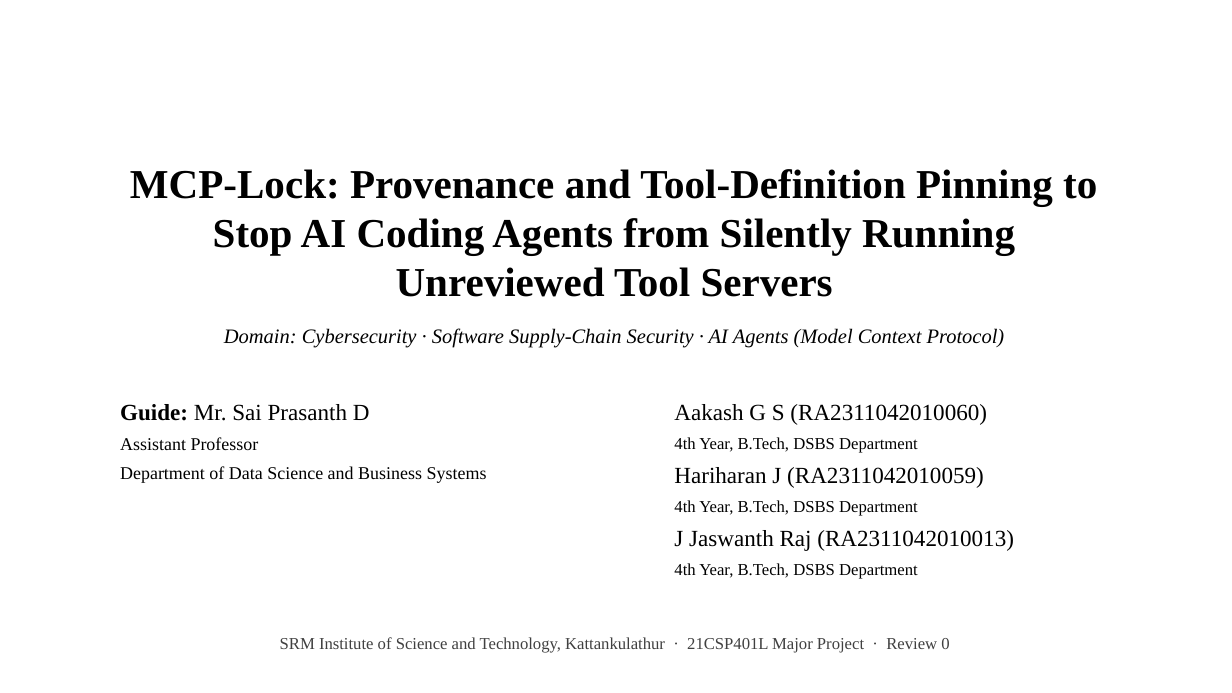
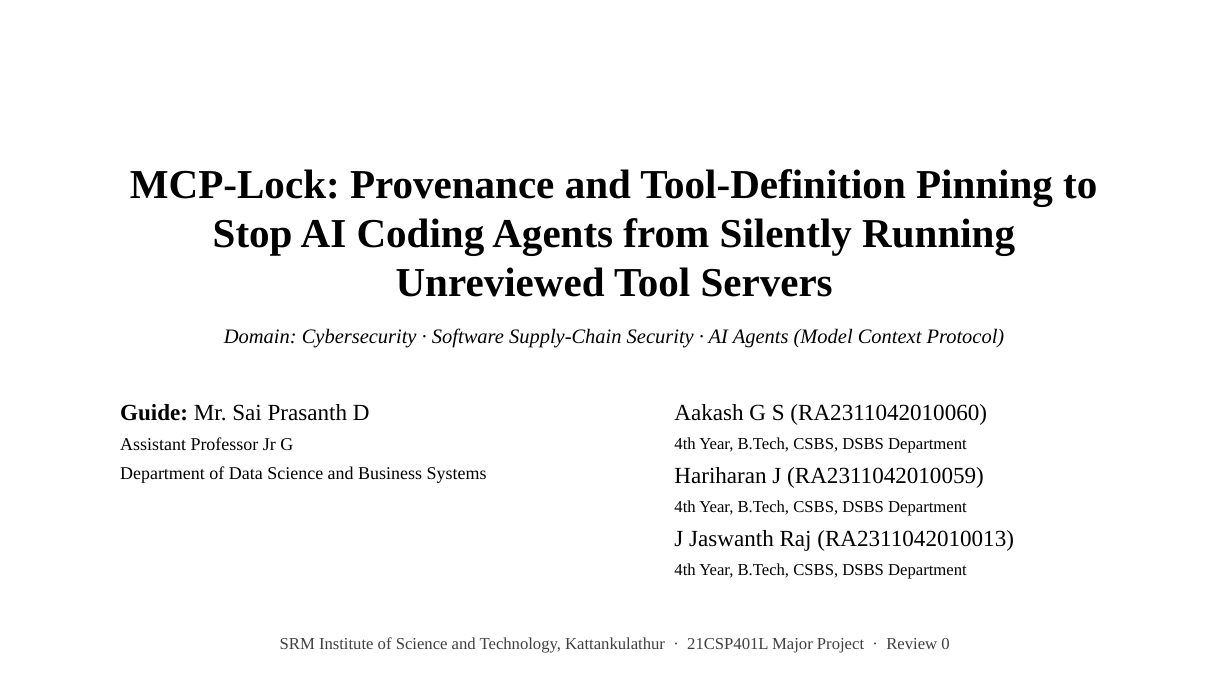
Before and after one commit to ftaakash/MCP-Lock, a slide deck: slide 1 of reports/presentation/MCP-Lock-Review0.pptx. Drawn at 1232x693 pixels with LibreOffice and Linux fonts; fonts in the diff are those of the drawing; background and template pictures are left out. Boxes give left, top, right and bottom in pixels: in the first picture for what was removed or moved away, otherwise in the second. Text is boxed around its words. In the diff, an @@ line names an element or a change of style, - is before the commit and + after.

Commit message:
docs: Review 0 deck adds six verified 2022-2026 papers, simple alternatives, CSBS and guide title

```diff
--- a/reports/presentation/MCP-Lock-Review0.pptx
+++ b/reports/presentation/MCP-Lock-Review0.pptx
@@ text at box(120, 437, 293, 450): text changed @@
-Assistant Professor
+Assistant Professor Jr G
@@ text at box(674, 437, 967, 453): text changed @@
-4th Year, B.Tech, DSBS Department
+4th Year, B.Tech, CSBS, DSBS Department
@@ text at box(674, 500, 967, 516): text changed @@
-4th Year, B.Tech, DSBS Department
+4th Year, B.Tech, CSBS, DSBS Department
@@ text at box(674, 563, 967, 579): text changed @@
-4th Year, B.Tech, DSBS Department
+4th Year, B.Tech, CSBS, DSBS Department
```
Also in this commit, not shown: 4 other slides changed, 1 slide added, 2 other files.
